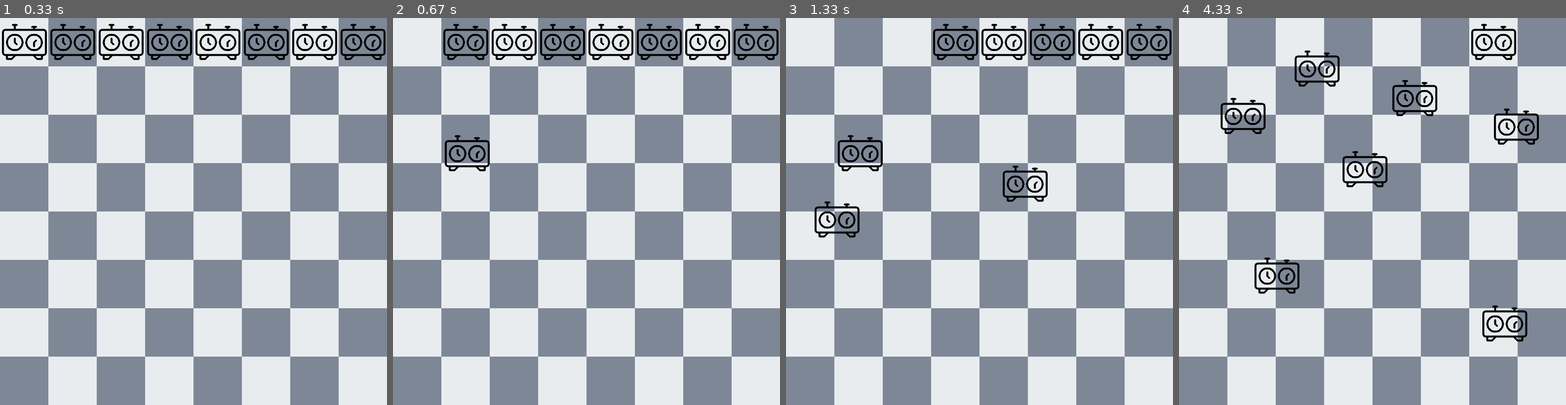
Above: before the commit, frames 1-4 (left to right).
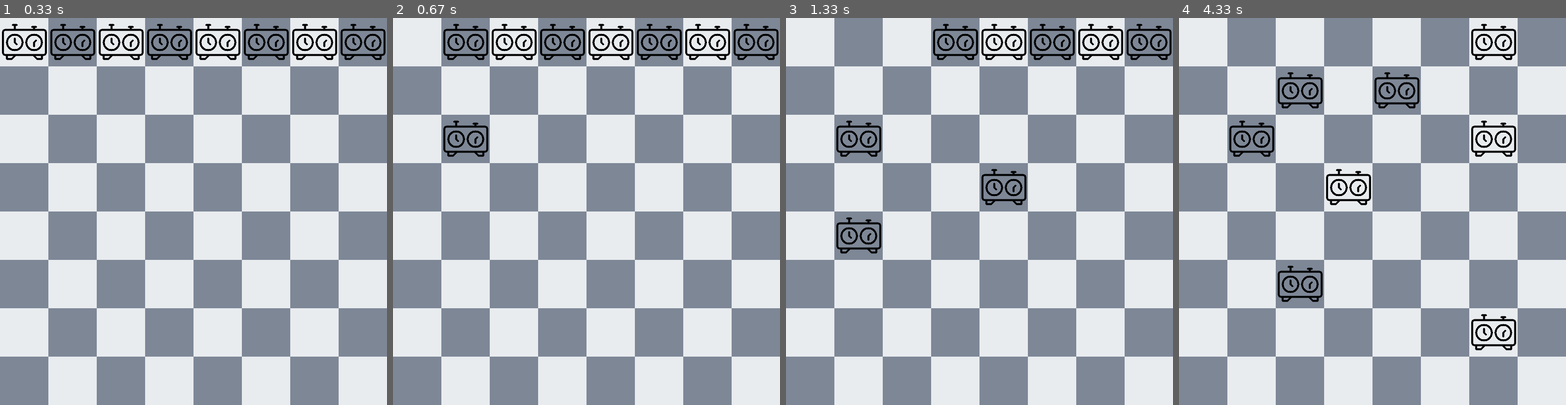
Above: after the commit, the same moments.

Repository: banatibalazs/chess_py
Game: pygame game, started from src/main_2.py
The game is run twice, just before and just after one commit, with the same random seed, the same clock (stepped at 60 frames per second) and the same inputs.
Inputs (mouse positions are in pixels of both pictures, inside the frame that each line leads up to):
- Up to frame 1 (0.33 s): no input
- Up to frame 2 (0.67 s): press the mouse at (416, 41) at 0.37 s; move the mouse to (443, 99) at 0.47 s; release the mouse at (466, 153) at 0.6 s
- Up to frame 3 (1.33 s): press the mouse at (905, 41) at 0.7 s; move the mouse to (871, 130) at 0.8 s; release the mouse at (836, 219) at 0.93 s; press the mouse at (859, 41) at 1.03 s; move the mouse to (940, 110) at 1.13 s; release the mouse at (1025, 184) at 1.27 s
- Up to frame 4 (4.33 s): press the mouse at (1395, 41) at 1.37 s; move the mouse to (1322, 56) at 1.47 s; release the mouse at (1244, 68) at 1.6 s; press the mouse at (1446, 41) at 1.7 s; move the mouse to (1380, 56) at 1.8 s; release the mouse at (1318, 68) at 1.93 s; press the mouse at (1252, 234) at 2.03 s; move the mouse to (1333, 165) at 2.13 s; release the mouse at (1415, 99) at 2.27 s; press the mouse at (1395, 188) at 2.37 s; move the mouse to (1457, 157) at 2.47 s; release the mouse at (1515, 126) at 2.6 s; press the mouse at (1542, 41) at 2.7 s; move the mouse to (1523, 126) at 2.8 s; release the mouse at (1507, 207) at 2.93 s; press the mouse at (1349, 41) at 3.03 s; move the mouse to (1426, 184) at 3.13 s; release the mouse at (1504, 323) at 3.27 s; press the mouse at (1252, 91) at 3.37 s; move the mouse to (1264, 184) at 3.47 s; release the mouse at (1275, 277) at 3.6 s; press the mouse at (1492, 188) at 3.7 s; move the mouse to (1368, 149) at 3.8 s; release the mouse at (1240, 114) at 3.93 s; press the mouse at (1252, 137) at 4.03 s; move the mouse to (1306, 153) at 4.13 s; release the mouse at (1364, 168) at 4.27 s

Frame 1 is identical in both runs. In frame 2, 0.7% of the frame differs, in the area x 13-25%, y 26-40%; in frame 3, 2.2%; in frame 4, 5.3%, in the area x 10-93%, y 8-86%.

Commit message:
pygame gui add drag and drop functionality

Diff:
--- a/src/main_2.py
+++ b/src/main_2.py
@@ -42,14 +42,31 @@
                     # Start dragging
                     self.dragging = True
                     self.dragged_object = self.get_object_at_pos(event.pos)
+                    self.original_pos = self.dragged_object.copy()  # Store the original position
                 elif event.type == pygame.MOUSEMOTION:
                     # If we're dragging an object, update its position to follow the mouse
                     if self.dragging and self.dragged_object is not None:
-                        self.dragged_object[0] = event.pos[0] - self.square_size // 2
-                        self.dragged_object[1] = event.pos[1] - self.square_size // 2
+                        new_x = event.pos[0] - self.square_size // 2
+                        new_y = event.pos[1] - self.square_size // 2
+                        # Check if the new position is within the board
+                        if 0 <= new_x + self.square_size // 2 < 8 * self.square_size and 0 <= new_y + self.square_size // 2 < 8 * self.square_size:
+                            self.dragged_object[0] = new_x
+                            self.dragged_object[1] = new_y
                 elif event.type == pygame.MOUSEBUTTONUP:
                     # Stop dragging
                     self.dragging = False
+                    # Snap the image to the center of the square it is above
+                    square_x = (self.dragged_object[0] + self.images[0].get_width() // 2) // self.square_size
+                    square_y = (self.dragged_object[1] + self.images[0].get_height() // 2) // self.square_size
+                    # Check if the new position is within the board
+                    if 0 <= square_x < 8 and 0 <= square_y < 8:
+                        self.dragged_object[0] = square_x * self.square_size + self.square_size // 2 - self.images[
+                            0].get_width() // 2
+                        self.dragged_object[1] = square_y * self.square_size + self.square_size // 2 - self.images[
+                            0].get_height() // 2
+                    else:
+                        # If the new position is not within the board, reset the position of the image to its original position
+                        self.dragged_object = self.original_pos
                     self.dragged_object = None
 
             self.draw_board()
